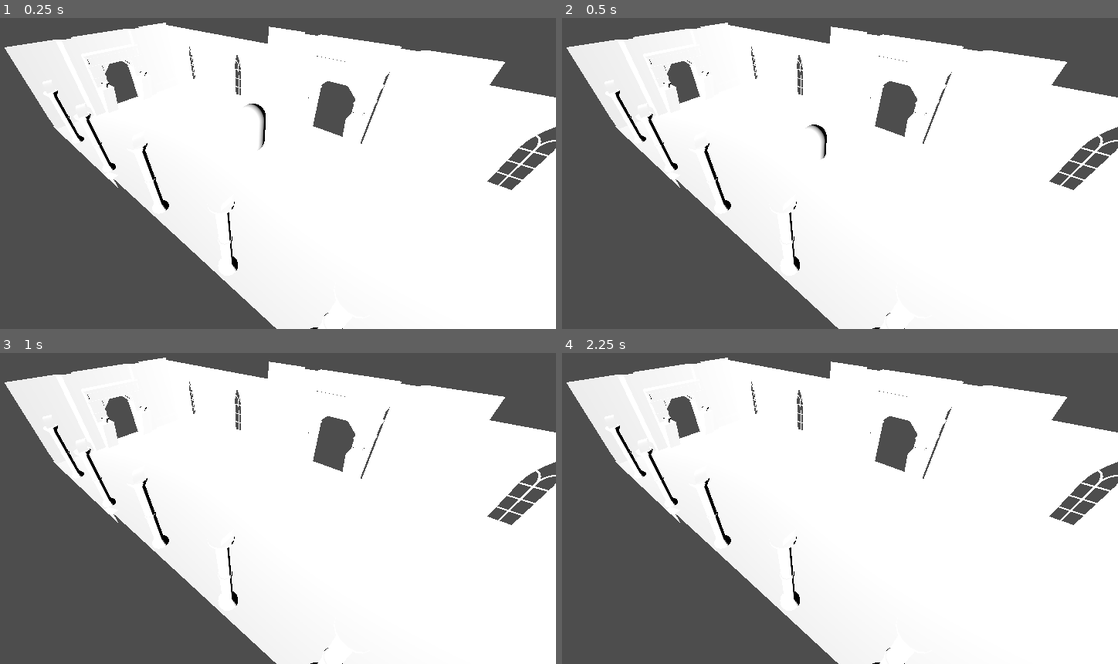
Above: before the commit, frames 1-4 (two rows, left to right).
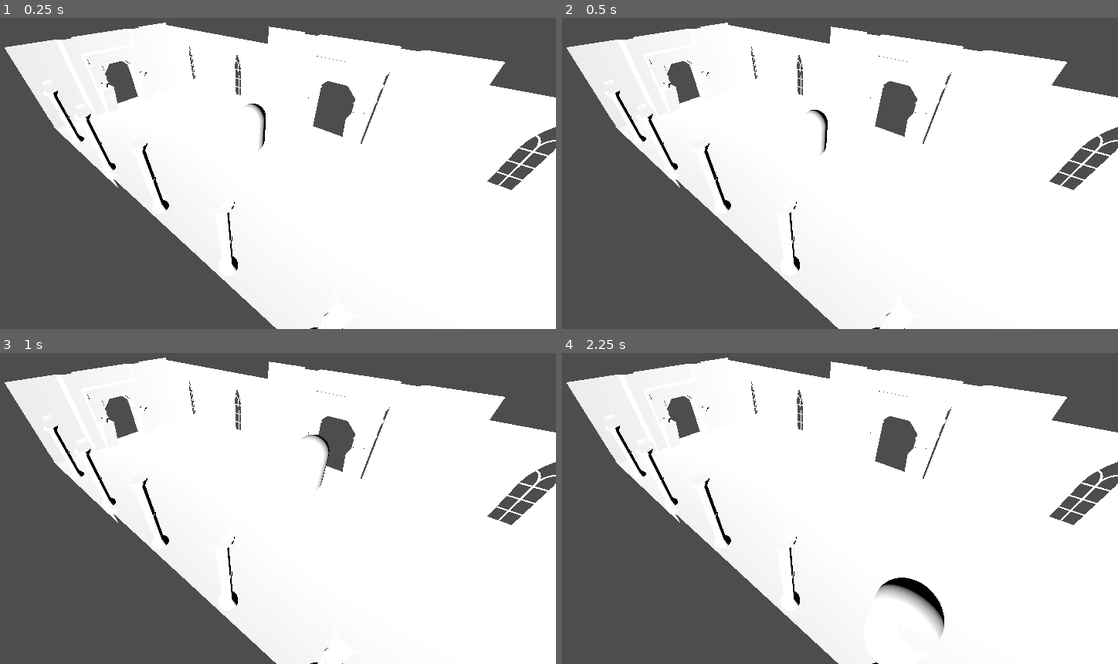
Above: after the commit, the same moments.

Repository: Flaxen/KGS-GJ-01
Game: Godot game, scene res://scenes/alex_map.tscn
The game is run twice, just before and just after one commit, with the same random seed, the same clock (stepped at 60 frames per second) and the same inputs.
Inputs:
- Up to frame 1 (0.25 s): no input
- Up to frame 2 (0.5 s): no input
- Up to frame 3 (1 s): tap Enter (ui_accept) at 0.5, 0.77 s; hold Right (ui_right) from 0.53 s (still down)
- Up to frame 4 (2.25 s): release Right (ui_right) at 1.28 s; hold Down (ui_down) 1.28-2.03 s; tap Enter (ui_accept) at 1.52 s; hold Right (ui_right) from 2.03 s (still down)

Frame 1 is identical in both runs. In frame 2, 0.2% of the frame differs, in the area x 43-48%, y 29-46%; in frame 3, 0.3%; in frame 4, 0.9%, in the area x 56-69%, y 72-100%.

Commit message:
implemented mapblock2 without floor rendering

Diff:
--- a/scenes/mapblock2.tscn
+++ b/scenes/mapblock2.tscn
@@ -6,6 +6,13 @@
 [ext_resource type="PackedScene" uid="uid://2ix6tl74hpvs" path="res://assets/Meshes/SM_PillarArch01.fbx" id="4_jwf1k"]
 [ext_resource type="PackedScene" uid="uid://cjqeshs7i06ml" path="res://assets/Meshes/SM_WallGate01.fbx" id="5_6125k"]
 [ext_resource type="PackedScene" uid="uid://cawhn1yvd480k" path="res://assets/Meshes/SM_WallWindow01.fbx" id="6_j63u1"]
+[ext_resource type="PackedScene" uid="uid://dmw87stuo5e7x" path="res://scenes/door_zone.tscn" id="7_tamub"]
+
+[sub_resource type="BoxShape3D" id="BoxShape3D_ley5c"]
+size = Vector3(9, 1, 9)
+
+[sub_resource type="BoxShape3D" id="BoxShape3D_tamub"]
+size = Vector3(1, 6.6983, 26.4368)
 
 [node name="mapblock2" type="Node3D"]
 
@@ -63,3 +70,48 @@
 
 [node name="SM_WallWindow04" parent="terrain" instance=ExtResource("6_j63u1")]
 transform = Transform3D(-1, 0, -8.74228e-08, 0, 1, 0, 8.74228e-08, 0, -1, -7.77094, -0.681109, -4)
+
+[node name="StaticBody3D" type="StaticBody3D" parent="."]
+visible = false
+
+[node name="CollisionShape3D" type="CollisionShape3D" parent="StaticBody3D"]
+transform = Transform3D(1, 0, 0, 0, 1, 0, 0, 0, 1, 0, -0.547099, 0)
+shape = SubResource("BoxShape3D_ley5c")
+
+[node name="CollisionShape3D2" type="CollisionShape3D" parent="StaticBody3D"]
+transform = Transform3D(1, 0, 0, 0, 1, 0, 0, 0, 1, 8.96137, -0.940253, 0)
+shape = SubResource("BoxShape3D_ley5c")
+
+[node name="CollisionShape3D3" type="CollisionShape3D" parent="StaticBody3D"]
+transform = Transform3D(1, 0, 0, 0, 1, 0, 0, 0, 1, -8.84374, -0.940253, 0)
+shape = SubResource("BoxShape3D_ley5c")
+
+[node name="CollisionShape3D4" type="CollisionShape3D" parent="StaticBody3D"]
+transform = Transform3D(0.881097, -0.472935, 0, 0.472935, 0.881097, 0, 0, 0, 1, -8.16414, -2.57554, 0)
+shape = SubResource("BoxShape3D_ley5c")
+
+[node name="CollisionShape3D5" type="CollisionShape3D" parent="StaticBody3D"]
+transform = Transform3D(0.895378, 0.445307, 0, -0.445307, 0.895378, 0, 0, 0, 1, 8.31194, -2.48928, 0)
+shape = SubResource("BoxShape3D_ley5c")
+
+[node name="CollisionShape3D6" type="CollisionShape3D" parent="StaticBody3D"]
+transform = Transform3D(-0.00253073, 0, -0.999997, 0, 1, 0, 0.999997, 0, -0.00253073, 0.130493, 2.07382, -4.41748)
+shape = SubResource("BoxShape3D_tamub")
+
+[node name="CollisionShape3D9" type="CollisionShape3D" parent="StaticBody3D"]
+transform = Transform3D(-0.00253073, 0, -0.999997, 0, 1, 0, 0.999997, 0, -0.00253073, 0.130493, 2.07382, 4.66421)
+shape = SubResource("BoxShape3D_tamub")
+
+[node name="CollisionShape3D7" type="CollisionShape3D" parent="StaticBody3D"]
+transform = Transform3D(0.999994, 0, -0.00354301, 0, 1, 0, 0.00354301, 0, 0.999994, -12.1858, 2.07382, -4.41748)
+shape = SubResource("BoxShape3D_tamub")
+
+[node name="CollisionShape3D8" type="CollisionShape3D" parent="StaticBody3D"]
+transform = Transform3D(0.999994, 0, -0.00354301, 0, 1, 0, 0.00354301, 0, 0.999994, 12.5712, 2.07382, -4.41748)
+shape = SubResource("BoxShape3D_tamub")
+
+[node name="door_zone" parent="." instance=ExtResource("7_tamub")]
+transform = Transform3D(1, 0, 0, 0, 1, 0, 0, 0, 1, 0.119656, 0.700924, -3.19136)
+
+[node name="door_zone2" parent="." instance=ExtResource("7_tamub")]
+transform = Transform3D(1, 0, 0, 0, 1, 0, 0, 0, 1, -11.6742, 0.700924, 0.025465)
--- a/scripts/door_zone.gd
+++ b/scripts/door_zone.gd
@@ -4,4 +4,3 @@
 # masked on player physical layer
 func _on_body_entered(body):
 	print("door_zone " + self.name + " entered by " + body.name)
-	print("this should cause MF")
Not shown: 1 places in scenes/mapblock2.tscn that only renumber resources
